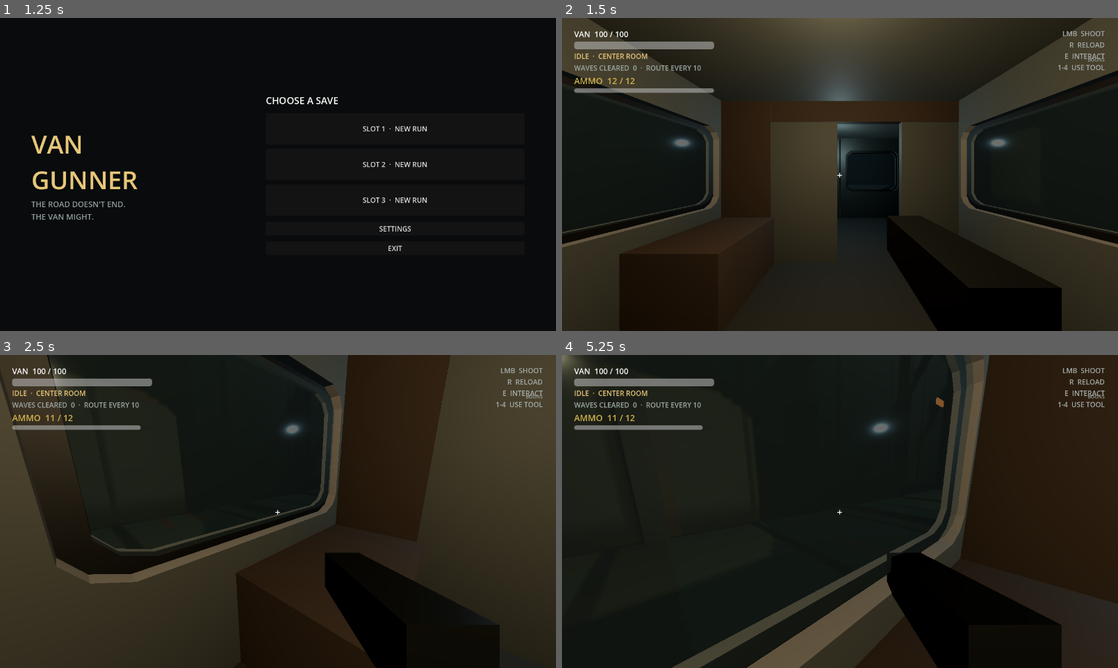
Above: before the commit, frames 1-4 (two rows, left to right).
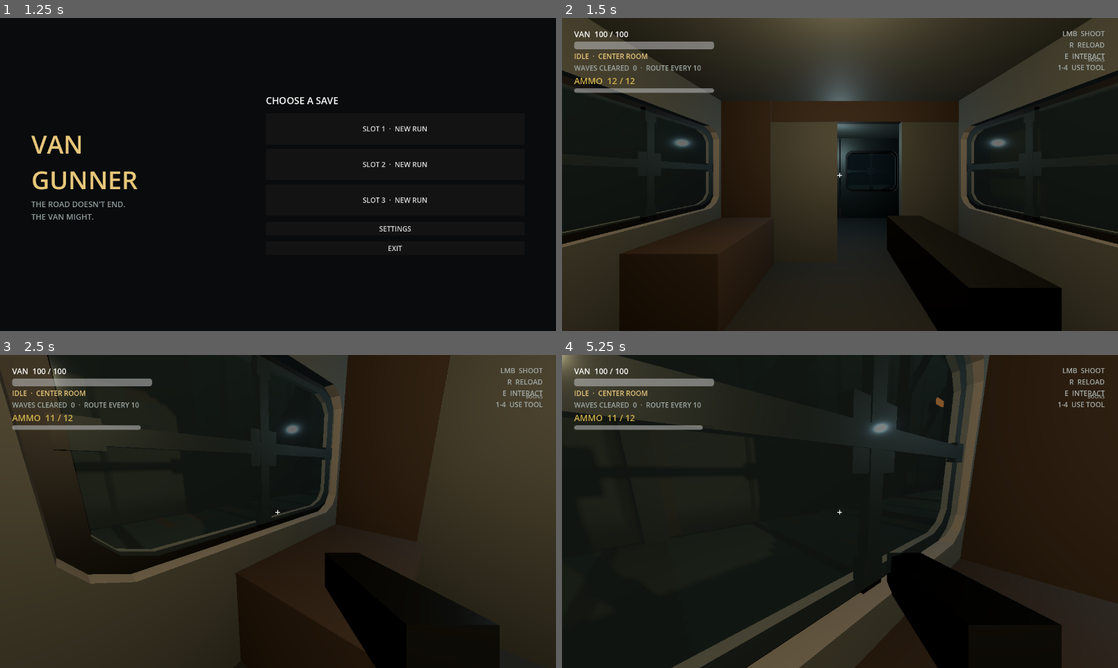
Above: after the commit, the same moments.

Repository: SebastianFreitas/van-gunner
Game: Godot game, scene res://scenes/boot/boot.tscn
The game is run twice, just before and just after one commit, with the same random seed, the same clock (stepped at 60 frames per second) and the same inputs.
Inputs (mouse positions are in pixels of both pictures, inside the frame that each line leads up to):
- Up to frame 1 (1.25 s): tap Enter at 0.5 s; move the mouse to (400, 158) at 0.52 s; hold D (move_right) from 0.53 s (still down); hold E (interact) from 0.53 s (still down)
- Up to frame 2 (1.5 s): release D (move_right) at 1.25 s; release E (interact) at 1.25 s; click "SLOT 1 · NEW RUN" at 1.25 s
- Up to frame 3 (2.5 s): tap Space at 2 s; move the mouse to (250, 511) at 2.02 s; hold W (move_forward) from 2.03 s (still down); click (250, 511) at 2.1 s
- Up to frame 4 (5.25 s): keep holding W (move_forward); move the mouse to (851, 505) at 2.77 s; hold 1 (use_slot_1) 2.78-3.53 s; move the mouse to (834, 517) at 3.52 s; tap 2 (use_slot_2) at 3.6 s; move the mouse to (878, 514) at 4.27 s; hold 3 (use_slot_3) 4.28-5.03 s; move the mouse to (795, 508) at 5.02 s; tap 4 (use_slot_4) at 5.1 s

Frame 1 is identical in both runs. In frame 2, less than 0.1% of the frame differs, in the area x 14-86%, y 46-64%; in frame 3, 0.1%; in frame 4, 2.8%, in the area x 0-73%, y 0-77%.

Commit message:
Add welded iron crosses across all van window panes.
Co-authored-by: Cursor <cursoragent@cursor.com>

Diff:
--- /dev/null
+++ b/scenes/van/iron_cross.tscn
@@ -0,0 +1,6 @@
+[gd_scene load_steps=2 format=3]
+
+[ext_resource type="Script" path="res://scripts/run/iron_cross.gd" id="1"]
+
+[node name="IronCross" type="Node3D"]
+script = ExtResource("1")
--- a/scenes/van/van.tscn
+++ b/scenes/van/van.tscn
@@ -20,6 +20,7 @@
 [ext_resource type="Script" uid="uid://bq8side0doors01" path="res://scripts/run/side_doors.gd" id="19"]
 [ext_resource type="Script" uid="uid://cq8sidedrinteract" path="res://scripts/run/side_door_interact.gd" id="20"]
 [ext_resource type="Script" path="res://scripts/run/van_lighting.gd" id="21"]
+[ext_resource type="PackedScene" path="res://scenes/van/iron_cross.tscn" id="22"]
 
 [sub_resource type="Environment" id="IndustrialEnvironment"]
 background_mode = 1
@@ -334,6 +335,11 @@
 depth = 0.04
 material = SubResource("RearWindowGlassMaterial")
 
+[node name="IronCross" parent="TravelPath/VanFollow/VanRig/Interior/Shell/SideWindows/LeftRear" instance=ExtResource("22")]
+transform = Transform3D(0, 0, -1, 0, 1, 0, 1, 0, 0, 0.035, 0, 0)
+span_width = 2.18
+span_height = 1.22
+
 [node name="BreakableGlass" type="Area3D" parent="TravelPath/VanFollow/VanRig/Interior/Shell/SideWindows/LeftRear" unique_id=1774578026]
 transform = Transform3D(1, 0, 0, 0, 1, 0, 0, 0, 1, 0.06, 0, 0)
 collision_layer = 4
@@ -379,6 +385,11 @@
 depth = 0.04
 material = SubResource("RearWindowGlassMaterial")
 
+[node name="IronCross" parent="TravelPath/VanFollow/VanRig/Interior/Shell/SideWindows/LeftFront" instance=ExtResource("22")]
+transform = Transform3D(0, 0, -1, 0, 1, 0, 1, 0, 0, 0.035, 0, 0)
+span_width = 2.18
+span_height = 1.22
+
 [node name="BreakableGlass" type="Area3D" parent="TravelPath/VanFollow/VanRig/Interior/Shell/SideWindows/LeftFront" unique_id=240188396]
 transform = Transform3D(1, 0, 0, 0, 1, 0, 0, 0, 1, 0.06, 0, 0)
 collision_layer = 4
@@ -424,6 +435,11 @@
 depth = 0.04
 material = SubResource("RearWindowGlassMaterial")
 
+[node name="IronCross" parent="TravelPath/VanFollow/VanRig/Interior/Shell/SideWindows/RightRear" instance=ExtResource("22")]
+transform = Transform3D(0, 0, 1, 0, 1, 0, -1, 0, 0, -0.035, 0, 0)
+span_width = 2.18
+span_height = 1.22
+
 [node name="BreakableGlass" type="Area3D" parent="TravelPath/VanFollow/VanRig/Interior/Shell/SideWindows/RightRear" unique_id=1005849343]
 transform = Transform3D(1, 0, 0, 0, 1, 0, 0, 0, 1, -0.06, 0, 0)
 collision_layer = 4
@@ -469,6 +485,11 @@
 depth = 0.04
 material = SubResource("RearWindowGlassMaterial")
 
+[node name="IronCross" parent="TravelPath/VanFollow/VanRig/Interior/Shell/SideWindows/RightFront" instance=ExtResource("22")]
+transform = Transform3D(0, 0, 1, 0, 1, 0, -1, 0, 0, -0.035, 0, 0)
+span_width = 2.18
+span_height = 1.22
+
 [node name="BreakableGlass" type="Area3D" parent="TravelPath/VanFollow/VanRig/Interior/Shell/SideWindows/RightFront" unique_id=765850429]
 transform = Transform3D(1, 0, 0, 0, 1, 0, 0, 0, 1, -0.06, 0, 0)
 collision_layer = 4
@@ -537,6 +558,15 @@
 depth = 0.04
 material = SubResource("RearWindowGlassMaterial")
 
+[node name="IronCross" parent="TravelPath/VanFollow/VanRig/Interior/Shell/SideDoors/Left" instance=ExtResource("22")]
+transform = Transform3D(0, 0, -1, 0, 1, 0, 1, 0, 0, 0.035, 0.25, 0)
+span_width = 1.9
+span_height = 0.94
+bar_width = 0.075
+plate_size = 0.22
+end_pad_size = 0.13
+rivet_size = 0.038
+
 [node name="Handle" type="CSGCombiner3D" parent="TravelPath/VanFollow/VanRig/Interior/Shell/SideDoors/Left" unique_id=1199291887]
 transform = Transform3D(1, 0, 0, 0, 1, 0, 0, 0, 1, 0.14, -0.15, 0.85)
 
@@ -618,6 +648,15 @@
 depth = 0.04
 material = SubResource("RearWindowGlassMaterial")
 
+[node name="IronCross" parent="TravelPath/VanFollow/VanRig/Interior/Shell/SideDoors/Right" instance=ExtResource("22")]
+transform = Transform3D(0, 0, 1, 0, 1, 0, -1, 0, 0, -0.035, 0.25, 0)
+span_width = 1.9
+span_height = 0.94
+bar_width = 0.075
+plate_size = 0.22
+end_pad_size = 0.13
+rivet_size = 0.038
+
 [node name="Handle" type="CSGCombiner3D" parent="TravelPath/VanFollow/VanRig/Interior/Shell/SideDoors/Right" unique_id=2107383434]
 transform = Transform3D(1, 0, 0, 0, 1, 0, 0, 0, 1, -0.14, -0.15, 0.85)
 
@@ -682,6 +721,11 @@
 material_override = SubResource("RearWindowGlassMaterial")
 cast_shadow = 0
 mesh = SubResource("RearWindowGlassMesh")
+
+[node name="IronCross" parent="TravelPath/VanFollow/VanRig/Interior/Shell/RearWall/LeftHinge" instance=ExtResource("22")]
+transform = Transform3D(1, 0, 0, 0, 1, 0, 0, 0, 1, 1.19, 0.225, 0.04)
+span_width = 1.78
+span_height = 1.34
 
 [node name="BreakableGlass" type="Area3D" parent="TravelPath/VanFollow/VanRig/Interior/Shell/RearWall/LeftHinge" unique_id=1233106595]
 transform = Transform3D(1, 0, 0, 0, 1, 0, 0, 0, 1, 1.19, 0.225, -0.06)
@@ -750,6 +794,11 @@
 material_override = SubResource("RearWindowGlassMaterial")
 cast_shadow = 0
 mesh = SubResource("RearWindowGlassMesh")
+
+[node name="IronCross" parent="TravelPath/VanFollow/VanRig/Interior/Shell/RearWall/RightHinge" instance=ExtResource("22")]
+transform = Transform3D(1, 0, 0, 0, 1, 0, 0, 0, 1, -1.19, 0.225, 0.04)
+span_width = 1.78
+span_height = 1.34
 
 [node name="BreakableGlass" type="Area3D" parent="TravelPath/VanFollow/VanRig/Interior/Shell/RearWall/RightHinge" unique_id=755178602]
 transform = Transform3D(1, 0, 0, 0, 1, 0, 0, 0, 1, -1.19, 0.225, -0.06)
--- /dev/null
+++ b/scripts/run/iron_cross.gd
@@ -0,0 +1,123 @@
+class_name IronCross
+extends Node3D
+
+## Welded iron + on a window pane. Local XY is the glass face; +Z is outward.
+## Bars span the full opening so the ends meet the frame.
+
+@export var span_width := 2.2
+@export var span_height := 1.23
+@export var bar_width := 0.09
+@export var bar_depth := 0.055
+@export var plate_size := 0.28
+@export var plate_depth := 0.07
+@export var rivet_size := 0.045
+@export var end_pad_size := 0.16
+@export var rebuild_on_ready := true
+
+var _built := false
+
+
+func _ready() -> void:
+	if rebuild_on_ready:
+		rebuild()
+
+
+func rebuild() -> void:
+	for child in get_children():
+		child.queue_free()
+	_built = false
+	_build()
+
+
+func _build() -> void:
+	if _built:
+		return
+	_built = true
+
+	var iron := _iron_material()
+	var rivet_mat := _rivet_material()
+
+	# Slight outward bias so bars sit on the exterior glass face.
+	var z := bar_depth * 0.5
+
+	_add_box(
+		"HorizontalBar",
+		Vector3(span_width, bar_width, bar_depth),
+		Vector3(0.0, 0.0, z),
+		iron
+	)
+	_add_box(
+		"VerticalBar",
+		Vector3(bar_width, span_height, bar_depth),
+		Vector3(0.0, 0.0, z),
+		iron
+	)
+
+	# Center weld plate — thicker, sits proud of the bars.
+	var plate_z := z + (plate_depth - bar_depth) * 0.5 + 0.008
+	_add_box(
+		"CenterPlate",
+		Vector3(plate_size, plate_size, plate_depth),
+		Vector3(0.0, 0.0, plate_z),
+		iron
+	)
+
+	# Four rivets on the plate corners.
+	var rivet_spread := plate_size * 0.28
+	var rivet_z := plate_z + plate_depth * 0.5 + rivet_size * 0.35
+	for offset in [
+		Vector3(rivet_spread, rivet_spread, rivet_z),
+		Vector3(-rivet_spread, rivet_spread, rivet_z),
+		Vector3(rivet_spread, -rivet_spread, rivet_z),
+		Vector3(-rivet_spread, -rivet_spread, rivet_z),
+	]:
+		_add_box("Rivet", Vector3(rivet_size, rivet_size, rivet_size * 0.7), offset, rivet_mat)
+
+	# Mounting pads where bars meet the frame.
+	var pad_depth := bar_depth * 1.15
+	var pad_z := pad_depth * 0.5
+	var half_w := span_width * 0.5 - end_pad_size * 0.15
+	var half_h := span_height * 0.5 - end_pad_size * 0.15
+	_add_box("EndPad", Vector3(end_pad_size, end_pad_size * 0.85, pad_depth), Vector3(half_w, 0.0, pad_z), iron)
+	_add_box("EndPad", Vector3(end_pad_size, end_pad_size * 0.85, pad_depth), Vector3(-half_w, 0.0, pad_z), iron)
+	_add_box("EndPad", Vector3(end_pad_size * 0.85, end_pad_size, pad_depth), Vector3(0.0, half_h, pad_z), iron)
+	_add_box("EndPad", Vector3(end_pad_size * 0.85, end_pad_size, pad_depth), Vector3(0.0, -half_h, pad_z), iron)
+
+	# Small corner rivets on each end pad.
+	var tip_rivet := rivet_size * 0.75
+	var tip_z := pad_z + pad_depth * 0.5 + tip_rivet * 0.3
+	for tip in [
+		Vector3(half_w, 0.0, tip_z),
+		Vector3(-half_w, 0.0, tip_z),
+		Vector3(0.0, half_h, tip_z),
+		Vector3(0.0, -half_h, tip_z),
+	]:
+		_add_box("TipRivet", Vector3(tip_rivet, tip_rivet, tip_rivet * 0.65), tip, rivet_mat)
+
+
+func _add_box(node_name: String, size: Vector3, pos: Vector3, material: Material) -> void:
+	var mesh := BoxMesh.new()
+	mesh.size = size
+	var mi := MeshInstance3D.new()
+	mi.name = node_name
+	mi.mesh = mesh
+	mi.position = pos
+	mi.material_override = material
+	mi.cast_shadow = GeometryInstance3D.SHADOW_CASTING_SETTING_ON
+	add_child(mi)
+
+
+func _iron_material() -> StandardMaterial3D:
+	var mat := StandardMaterial3D.new()
+	mat.albedo_color = Color(0.07, 0.075, 0.08, 1.0)
+	mat.metallic = 0.72
+	mat.roughness = 0.48
+	return mat
+
+
+func _rivet_material() -> StandardMaterial3D:
+	var mat := StandardMaterial3D.new()
+	mat.albedo_color = Color(0.18, 0.17, 0.15, 1.0)
+	mat.metallic = 0.85
+	mat.roughness = 0.35
+	return mat
Not shown, added: scripts/run/iron_cross.gd.uid
